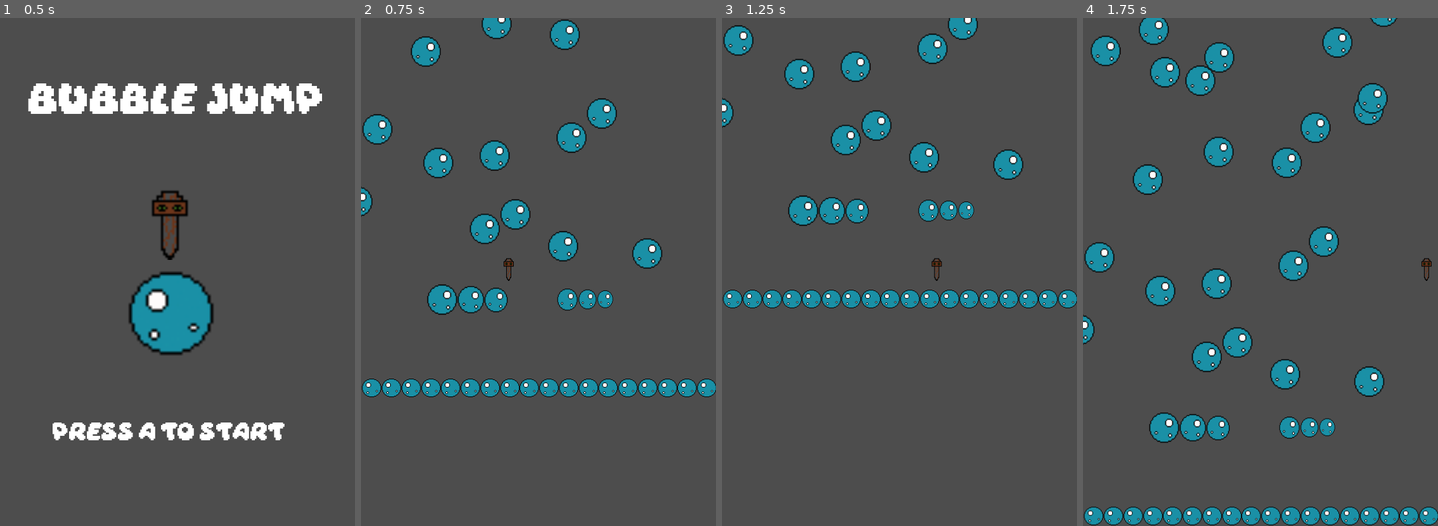
Above: before the commit, frames 1-4 (left to right).
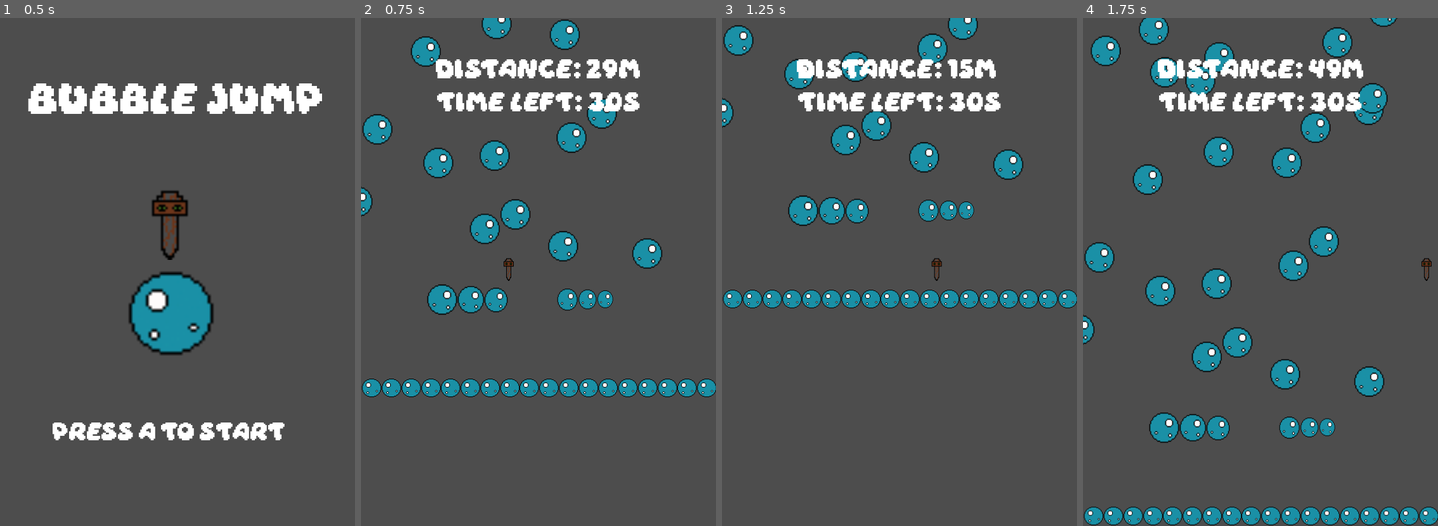
Above: after the commit, the same moments.

Repository: LChip2002/Bubble-Jump
Game: Godot game, scene res://title_screen.tscn
Same seed, same stepped clock (60 frames per second), same inputs: the game is played once before the commit and once after it.
Inputs:
- Up to frame 1 (0.5 s): no input
- Up to frame 2 (0.75 s): tap A at 0.5 s; hold Right (ui_right) from 0.53 s (still down); hold Z (ui_z) from 0.53 s (still down)
- Up to frame 3 (1.25 s): keep holding Right (ui_right); keep holding Z (ui_z)
- Up to frame 4 (1.75 s): keep holding Right (ui_right); release Z (ui_z) at 1.28 s; tap Z (ui_z) at 1.35 s

Frame 1 is identical in both runs. In frame 2, 2.8% of the frame differs, in the area x 21-79%, y 8-19%; in frame 3, 2.8%; in frame 4, 2.8%.

Commit message:
Distance metric done

Diff:
--- a/Game.tscn
+++ b/Game.tscn
@@ -8,6 +8,7 @@
 [ext_resource type="Script" path="res://death_floor.gd" id="6_v78cm"]
 [ext_resource type="Texture2D" uid="uid://g6tyr210y4ju" path="res://sky.jpg" id="7_pn1a6"]
 [ext_resource type="Texture2D" uid="uid://dg7h8kumgfado" path="res://Bubble.png" id="7_vryhw"]
+[ext_resource type="PackedScene" uid="uid://drdyeyrw0j08n" path="res://hud.tscn" id="9_jiqin"]
 
 [sub_resource type="RectangleShape2D" id="RectangleShape2D_ck0e2"]
 size = Vector2(113.421, 91.0225)
@@ -231,3 +232,7 @@
 position = Vector2(657.25, 130)
 scale = Vector2(1.26016, 1.38542)
 texture = ExtResource("7_pn1a6")
+
+[node name="HUD" parent="." instance=ExtResource("9_jiqin")]
+
+[connection signal="y_position_changed" from="Camera2D" to="HUD" method="_on_y_position_changed"]
--- a/camera_2d.gd
+++ b/camera_2d.gd
@@ -12,6 +12,9 @@
 var wall_2
 var death_floor
 var background
+
+# Define signal
+signal y_position_changed(player_y)
 
 # Called when the node enters the scene tree for the first time.
 func _ready():
@@ -31,6 +34,10 @@
 func _process(delta: float):
 	var player_y = player.position.y
 	var player_x = player.position.x
+
+	# Sends signal of y coordinate for distance calculation
+	emit_signal("y_position_changed", player_y)
+
 	#if player_y < position.y:
 	position.y = player_y
 
--- a/character_body_2d.gd
+++ b/character_body_2d.gd
@@ -24,7 +24,6 @@
 		velocity.y = JUMP_VELOCITY
 		#$Bubble.queue_free()
 
-
 	# Get the input direction and handle the movement/deceleration.
 	# As good practice, you should replace UI actions with custom gameplay actions.
 	var direction := Input.get_axis("ui_left", "ui_right")
--- /dev/null
+++ b/hud.gd
@@ -0,0 +1,18 @@
+extends CanvasLayer
+
+var height_distance = 0
+var time_remain_s = 30
+
+# Called when the node enters the scene tree for the first time.
+func _ready() -> void:
+	$Distance.text = "Distance: " + str(height_distance) + "m"
+	$Time.text = "Time Left: " + str(time_remain_s) + "s"
+
+
+# Called every frame. 'delta' is the elapsed time since the previous frame.
+func _process(delta: float) -> void:
+	pass
+
+# Update the Label with the new Y position
+func _on_y_position_changed(y_position):
+	$Distance.text = "Distance: " + str(roundf((820 - y_position)/10)) + "m"
--- /dev/null
+++ b/hud.tscn
@@ -0,0 +1,25 @@
+[gd_scene load_steps=3 format=3 uid="uid://drdyeyrw0j08n"]
+
+[ext_resource type="Script" path="res://hud.gd" id="1_xt4vi"]
+[ext_resource type="FontFile" uid="uid://b8uak4es7to0n" path="res://Daydream.ttf" id="2_m1puo"]
+
+[node name="HUD" type="CanvasLayer"]
+script = ExtResource("1_xt4vi")
+
+[node name="Distance" type="Label" parent="."]
+offset_left = 117.0
+offset_top = 62.0
+offset_right = 443.0
+offset_bottom = 117.0
+theme_override_fonts/font = ExtResource("2_m1puo")
+theme_override_font_sizes/font_size = 27
+text = "Distance:"
+
+[node name="Time" type="Label" parent="."]
+offset_left = 119.0
+offset_top = 114.0
+offset_right = 445.0
+offset_bottom = 162.0
+theme_override_fonts/font = ExtResource("2_m1puo")
+theme_override_font_sizes/font_size = 27
+text = "Time Left:"
Not shown: 1 places in Game.tscn that only renumber resources
